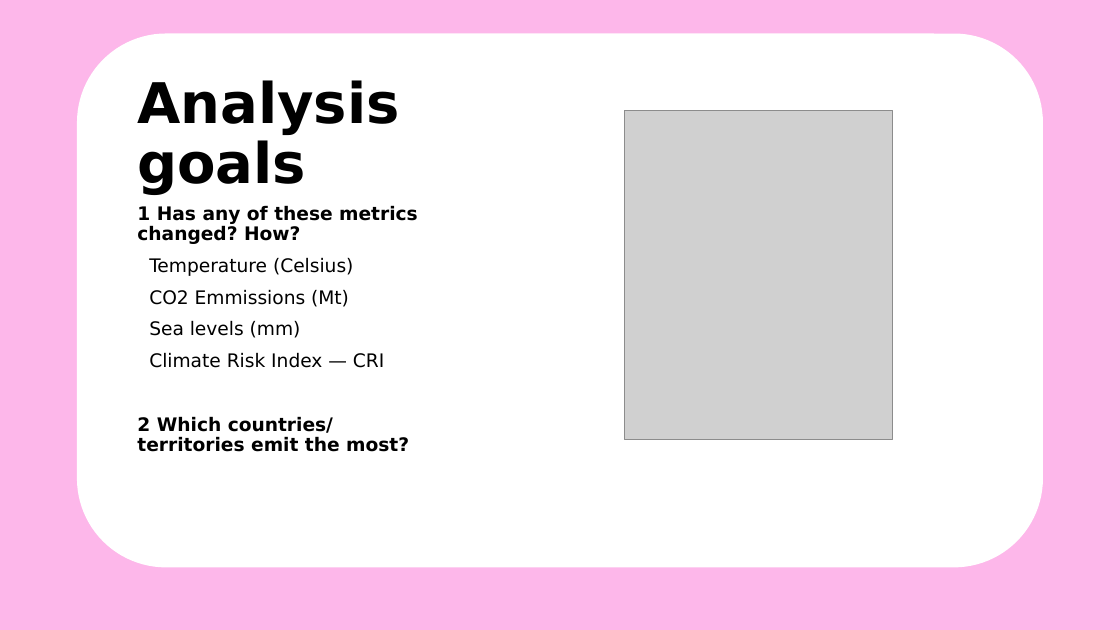
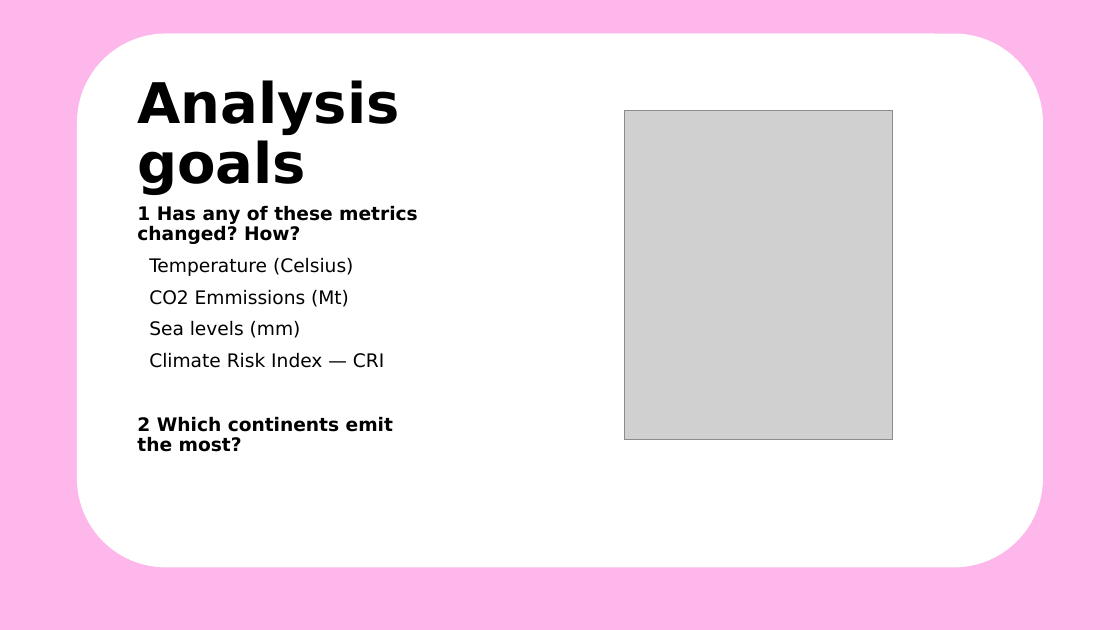
Before and after one commit to cenkner-maximilian/Climate-Change-Data-Analysis--2020-2025-, a slide deck: slide 2 of climate_change.pptx. Drawn at 1120x630 pixels with LibreOffice and Linux fonts; fonts in the diff are those of the drawing; grey boxes stand for pictures. Boxes give left, top, right and bottom in pixels: in the first picture for what was removed or moved away, otherwise in the second. Text is boxed around its words. In the diff, an @@ line names an element or a change of style, - is before the commit and + after.

```diff
--- a/climate_change.pptx
+++ b/climate_change.pptx
@@ text at [137,416,393,452]: text changed @@
-2 Which countries/ territories emit the most?
+2 Which continents emit the most?
```
Also in this commit, not shown: 2 other slides changed, 1 other file.
